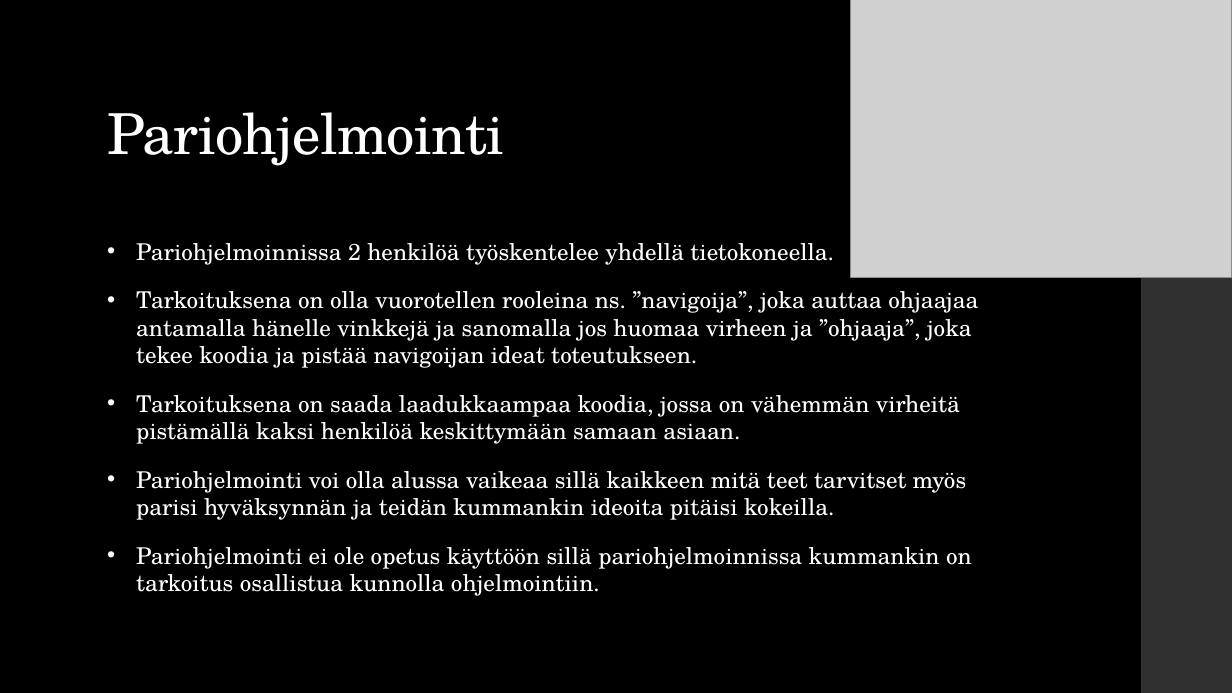
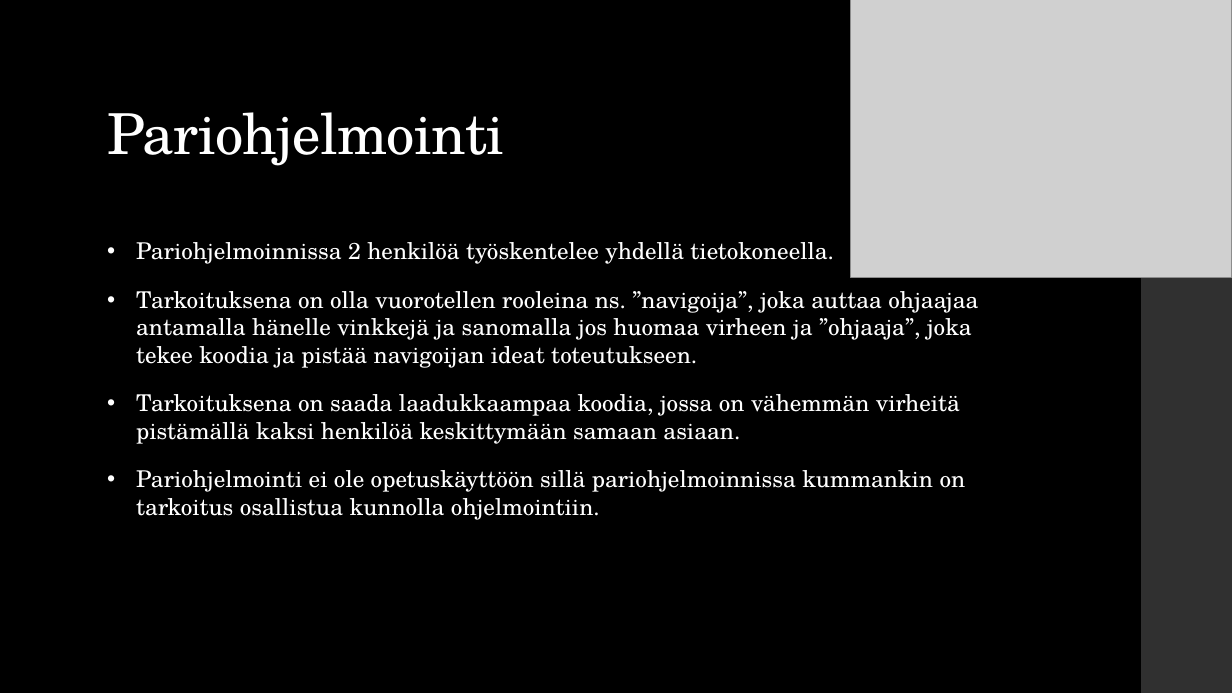
Before and after one commit to vesipeto22/ryhmatyo, a slide deck: slide 6 of Ryhmatyo.pptx. Drawn at 1232x693 pixels with LibreOffice and Linux fonts; fonts in the diff are those of the drawing; grey boxes stand for pictures. Boxes give left, top, right and bottom in pixels: in the first picture for what was removed or moved away, otherwise in the second. Text is boxed around its words. In the diff, an @@ line names an element or a change of style, - is before the commit and + after.

```diff
--- a/Ryhmatyo.pptx
+++ b/Ryhmatyo.pptx
@@ text at bbox=[136, 470, 966, 520]: text changed @@
-• Pariohjelmointi voi olla alussa vaikeaa sillä kaikkeen mitä teet tarvitset myös parisi hyväksynnän ja teidän kummankin ideoita pitäisi kokeilla.
-• Pariohjelmointi ei ole opetus käyttöön sillä pariohjelmoinnissa kummankin on tarkoitus osallistua kunnolla ohjelmointiin.
+• Pariohjelmointi ei ole opetuskäyttöön sillä pariohjelmoinnissa kummankin on tarkoitus osallistua kunnolla ohjelmointiin.
```
